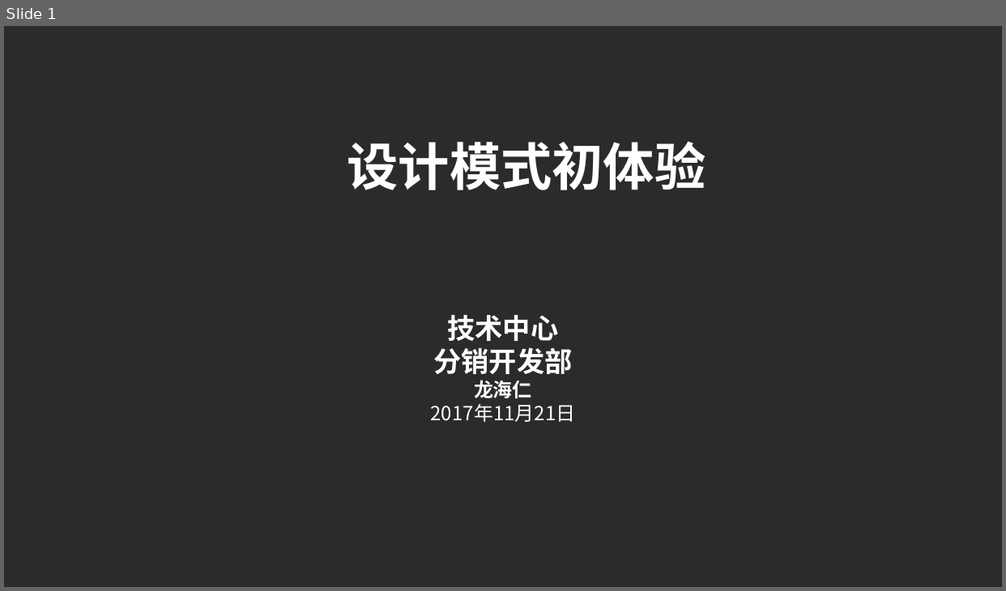
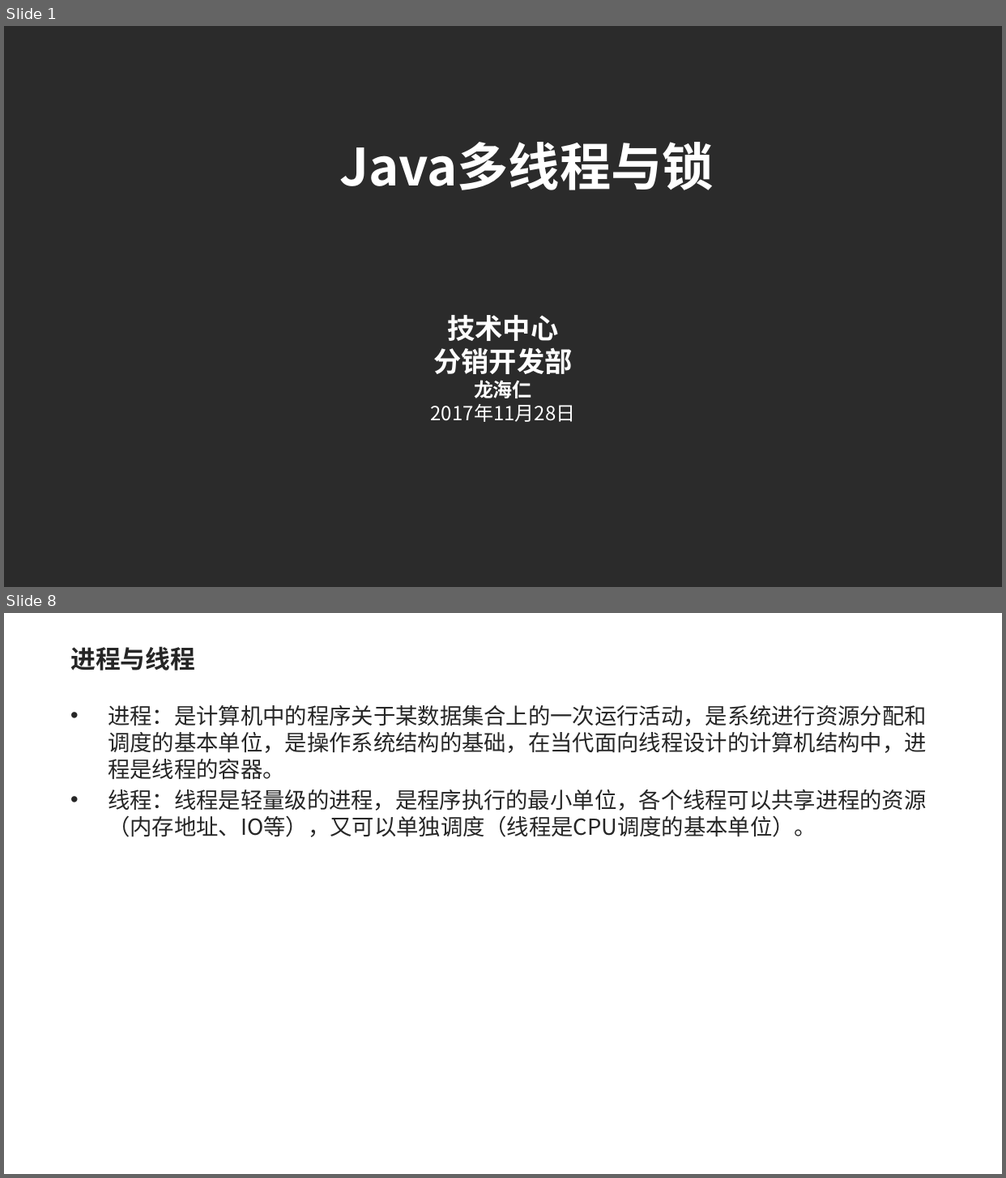
Before and after one commit to lhrimperial/study, a slide deck: study-thread/doc/Java多线程与锁.pptx. Shown one above the other, each under a label of ours: slide 1 before the commit, slides 1 and 8 after it; the slides between them are not shown. The pictures are 1006x591 and 1006x1178 pixels, drawn with LibreOffice and Linux fonts; fonts in the diff are those of the drawing; background and template pictures are left out; a plain dark background stands for a picture behind light text. Boxes give left, top, right and bottom in pixels: in the first picture for what was removed or moved away, otherwise in the second. Text is boxed around its words. In the diff, an @@ line names an element or a change of style, - is before the commit and + after.

```diff
--- a/study-thread/doc/Java多线程与锁.pptx
+++ b/study-thread/doc/Java多线程与锁.pptx
@@ slide 8 added at (4,613,1002,1174), background picture (left out) @@
@@ title added at (70,646,195,671), 18 pt, text #262626, bold @@
+进程与线程
@@ text added at (108,705,926,837), 16 pt, text #262626 @@
+• 进程：是计算机中的程序关于某数据集合上的一次运行活动，是系统进行资源分配和调度的基本单位，是操作系统结构的基础，在当代面向线程设计的计算机结构中，进程是线程的容器。
+• 线程：线程是轻量级的进程，是程序执行的最小单位，各个线程可以共享进程的资源（内存地址、IO等），又可以单独调度（线程是CPU调度的基本单位）。
@@ slide 1 changed as well @@
@@ text at (339,142,714,190): text changed @@
-设计模式初体验
+Java多线程与锁
@@ text at (431,404,576,422): text changed @@
-2017年11月21日
+2017年11月28日
```
Also in this commit, not shown: 5 other slides changed, 22 other slides added, 28 slides removed, 46 other files.
